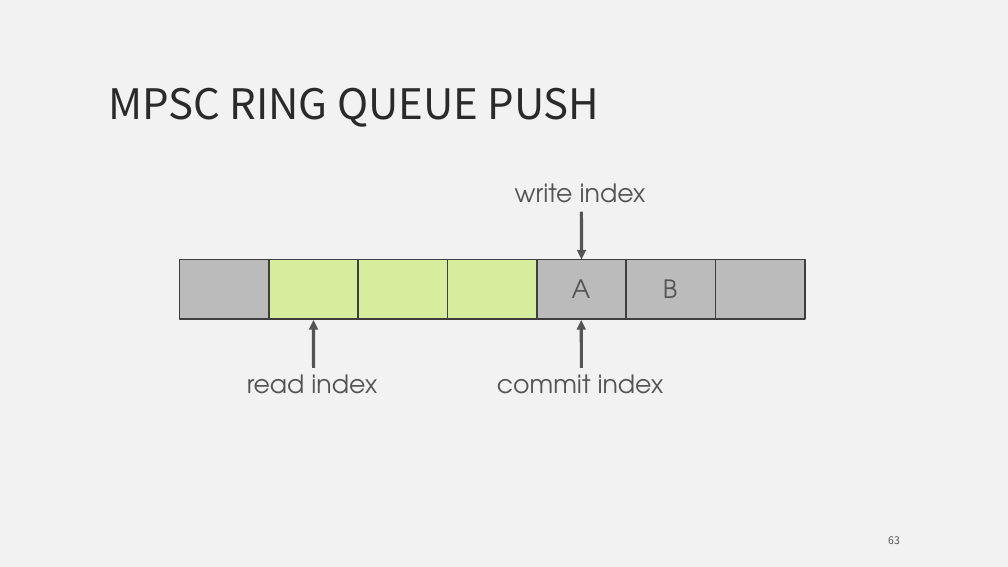
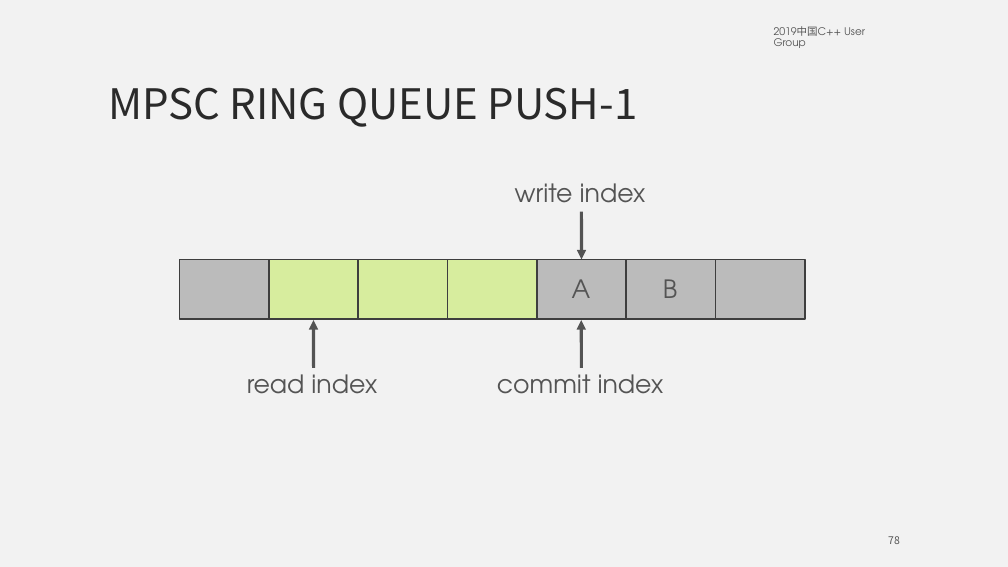
Before and after one commit to mutouyun/lock-free-queue, a slide deck: slide 78 of lock-free.pptx (slide 63 before the commit). Drawn at 1008x567 pixels with LibreOffice and Linux fonts; fonts in the diff are those of the drawing. Boxes give left, top, right and bottom in pixels: in the first picture for what was removed or moved away, otherwise in the second. Text is boxed around its words. In the diff, an @@ line names an element or a change of style, - is before the commit and + after.

```diff
--- a/lock-free.pptx
+++ b/lock-free.pptx
@@ text added at (774,26,865,48), 10 pt, text #545454 @@
+2019中国C++ User Group
@@ title at (108,87,638,127): text changed @@
-MPSC RING QUEUE PUSH
+MPSC RING QUEUE PUSH-1
@@ page number at (888,536,900,544): text changed @@
-63
+78
```
Also in this commit, not shown: 95 other slides changed, 17 slides added.
